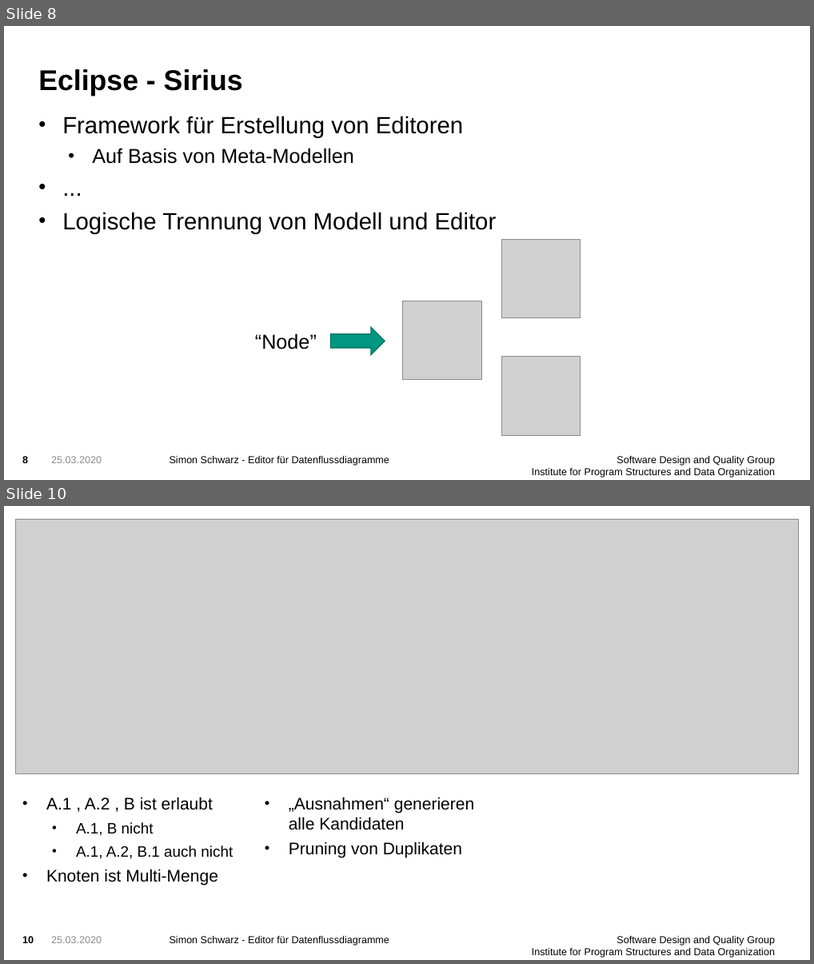
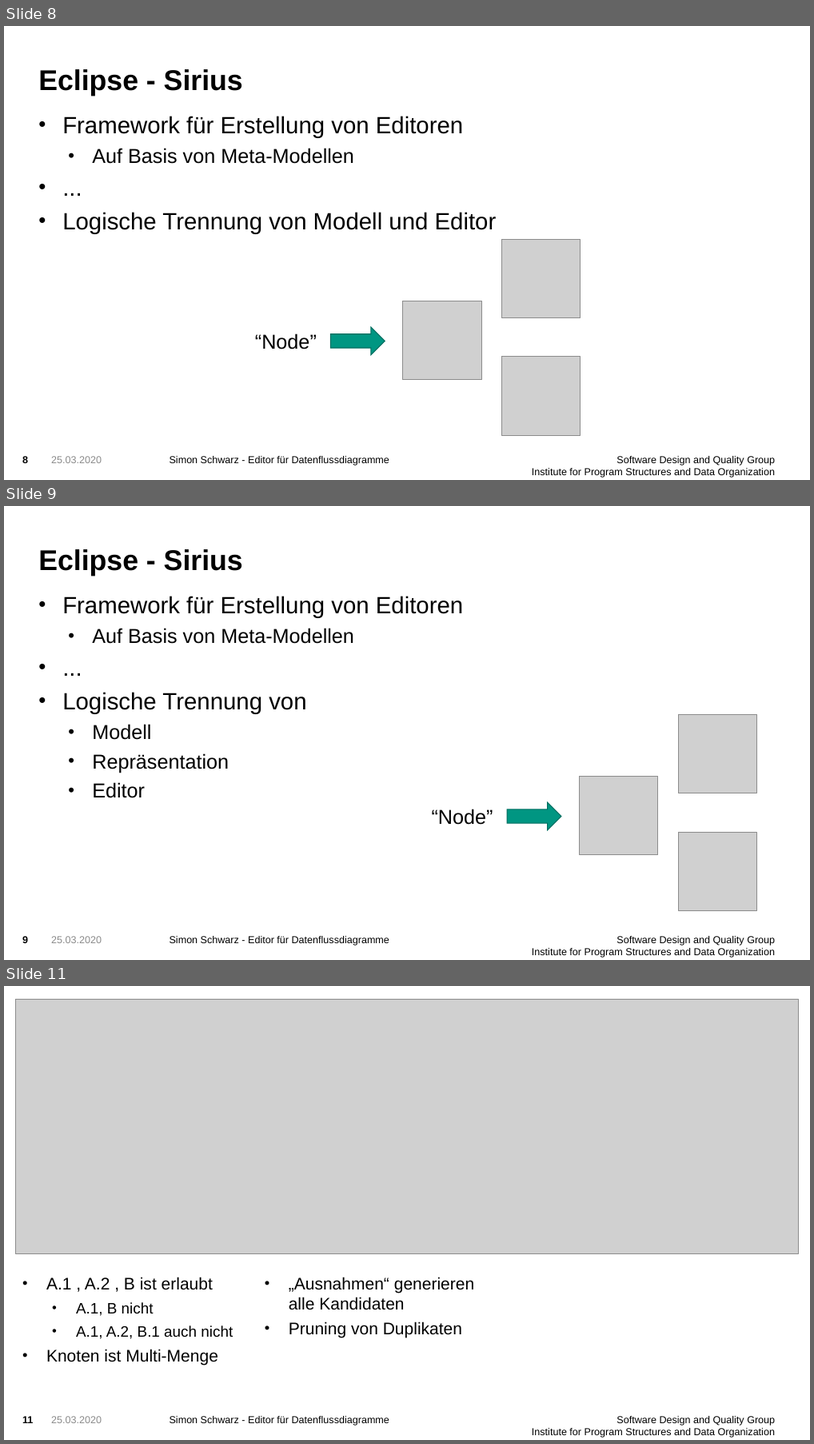
Before and after one commit to FluidTrust/Palladio-Supporting-DataFlowDiagram, a slide deck: presentation/presentation1.pptx. Shown one above the other, each under a label of ours: slides 8 and 10 before the commit, slides 8, 9 and 11 after it; the slides between them are not shown. The pictures are 814x964 and 814x1444 pixels, drawn with LibreOffice and Linux fonts; fonts in the diff are those of the drawing; grey boxes stand for pictures; background and template pictures are left out. Boxes give left, top, right and bottom in pixels: in the first picture for what was removed or moved away, otherwise in the second. Text is boxed around its words. In the diff, an @@ line names an element or a change of style, - is before the commit and + after.

```diff
--- a/presentation/presentation1.pptx
+++ b/presentation/presentation1.pptx
@@ slide 9 added at (4,506,810,960), background picture (left out); not listed: 2 template elements that a slide beside it also shows @@
@@ title added at (38,549,243,576), 34 pt, text #000000, bold @@
+Eclipse - Sirius
@@ text added at (62,596,463,798), 28 pt, text #000000 @@
+• Framework für Erstellung von Editoren
+  • Auf Basis von Meta-Modellen
+• ...
+• Logische Trennung von
+  • Modell
+  • Repräsentation
+  • Editor
@@ group added at (432,714,757,910): 3 pictures, 1 text, 1 right arrow @@
+“Node”
@@ page number added at (22,935,28,945), 12 pt, text #000000, bold @@
+9
@@ text added at (51,936,102,943), 12 pt, text #8C8C8C @@
+25.03.2020
@@ what was slide 10 is now slide 11 @@
@@ page number at (22,1416,33,1423): text changed @@
-10
+11
```
Also in this commit, not shown: 1 slide changed, 11 other files.
